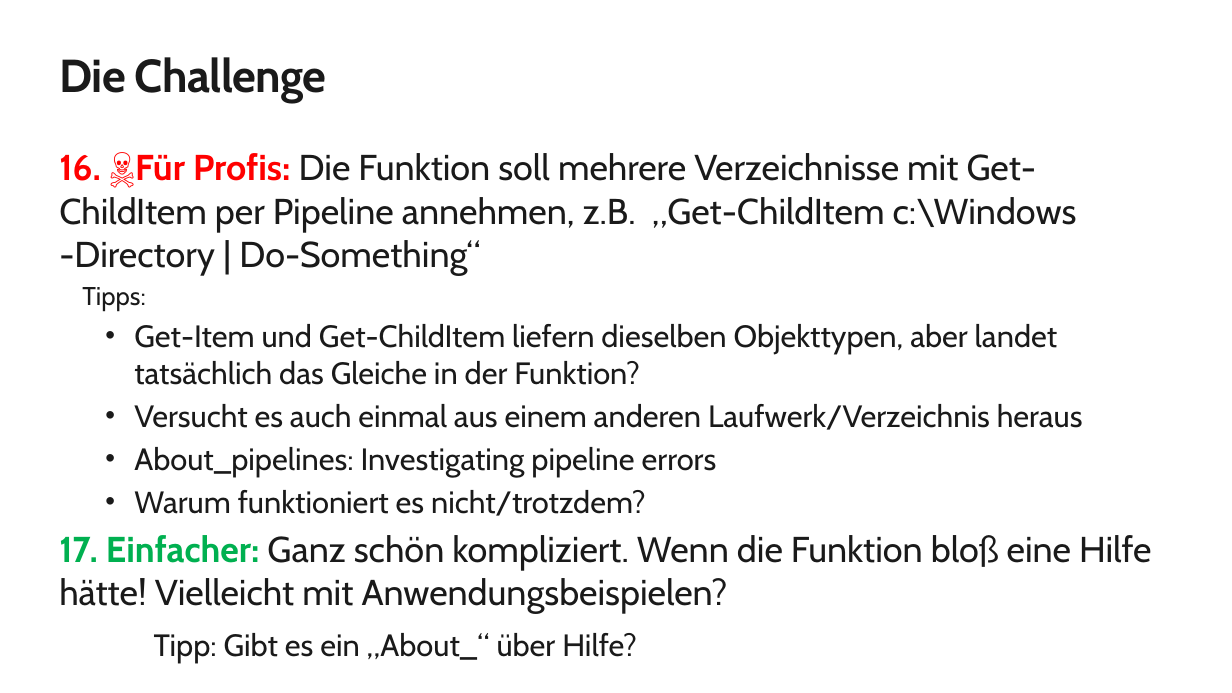
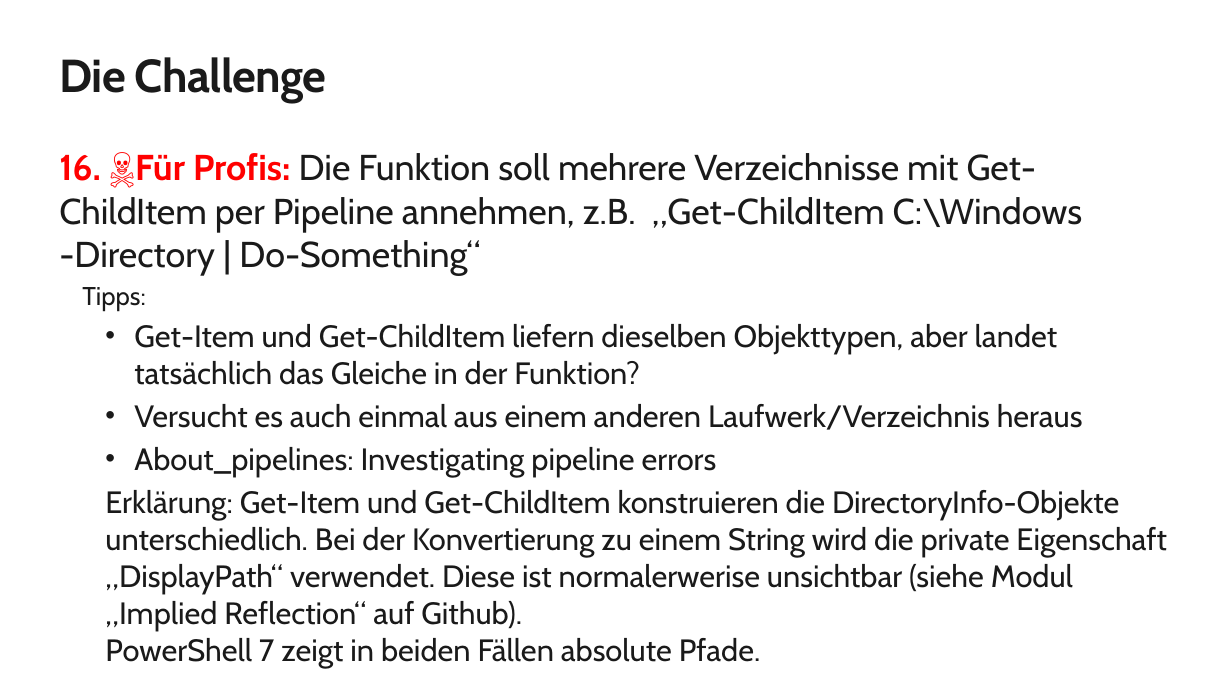
Before and after one commit to jkulbe-msft/powershell-foundation, a slide deck: slide 11 of Abschluss/PowerShell Foundation Skills Scripting Challenge German.pptx. Drawn at 1232x693 pixels with LibreOffice and Linux fonts; fonts in the diff are those of the drawing; background and template pictures are left out. Boxes give left, top, right and bottom in pixels: in the first picture for what was removed or moved away, otherwise in the second. Text is boxed around its words. In the diff, an @@ line names an element or a change of style, - is before the commit and + after.

```diff
--- a/Abschluss/PowerShell Foundation Skills Scripting Challenge German.pptx
+++ b/Abschluss/PowerShell Foundation Skills Scripting Challenge German.pptx
@@ text at (x1=59, y1=153, x2=1083, y2=275): text changed @@
-16. ☠Für Profis: Die Funktion soll mehrere Verzeichnisse mit Get-ChildItem per Pipeline annehmen, z.B. „Get-ChildItem c:\Windows -Directory | Do-Something“
+16. ☠Für Profis: Die Funktion soll mehrere Verzeichnisse mit Get-ChildItem per Pipeline annehmen, z.B. „Get-ChildItem C:\Windows -Directory | Do-Something“
@@ text at (x1=105, y1=490, x2=1167, y2=668): text changed; size 28 to 24 pt @@
-    • Warum funktioniert es nicht/trotzdem?
-17. Einfacher: Ganz schön kompliziert. Wenn die Funktion bloß eine Hilfe hätte! Vielleicht mit Anwendungsbeispielen?
-Tipp: Gibt es ein „About_“ über Hilfe?
+    Erklärung: Get-Item und Get-ChildItem konstruieren die DirectoryInfo-Objekte unterschiedlich. Bei der Konvertierung zu einem String wird die private Eigenschaft „DisplayPath“ verwendet. Diese ist normalerwerise unsichtbar (siehe Modul „Implied Reflection“ auf Github).
+    PowerShell 7 zeigt in beiden Fällen absolute Pfade.
```
Also in this commit, not shown: 1 slide added, 3 other files.
